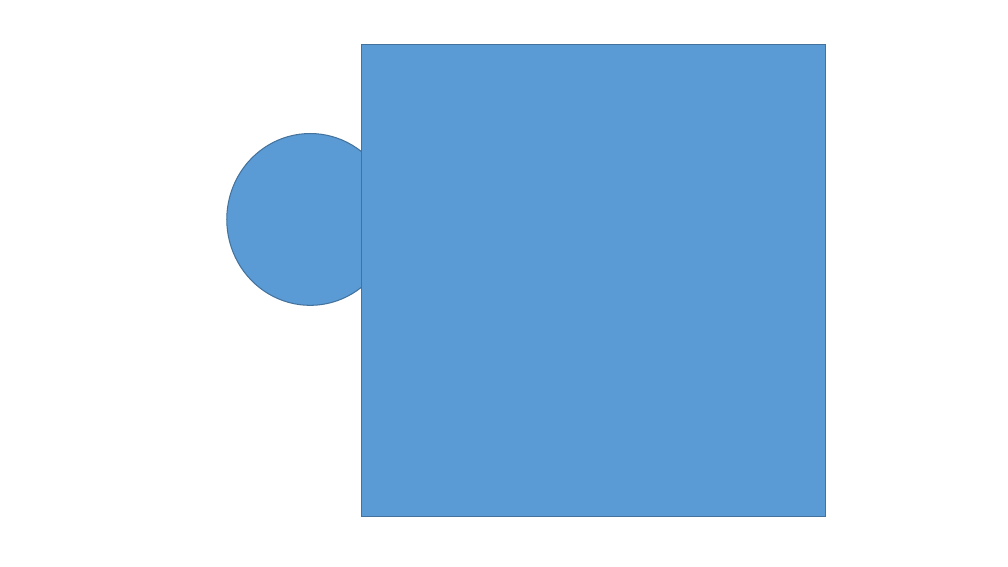
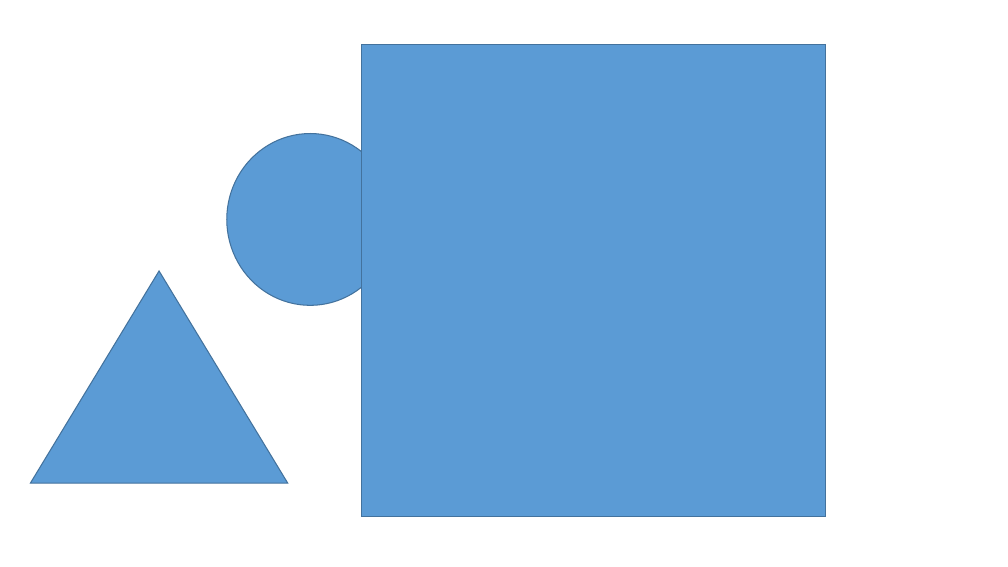
Before and after one commit to theovillar/Test1, a slide deck: slide 1 of Présentation1.pptx. Drawn at 1008x567 pixels with LibreOffice and Linux fonts; fonts in the diff are those of the drawing. Boxes give left, top, right and bottom in pixels: in the first picture for what was removed or moved away, otherwise in the second. Text is boxed around its words. In the diff, an @@ line names an element or a change of style, - is before the commit and + after.

Commit message:
yeah7

```diff
--- a/Présentation1.pptx
+++ b/Présentation1.pptx
@@ triangle added at (30, 271, 287, 483), fill #5B9BD5, outline #43739E 1 pt @@
```
